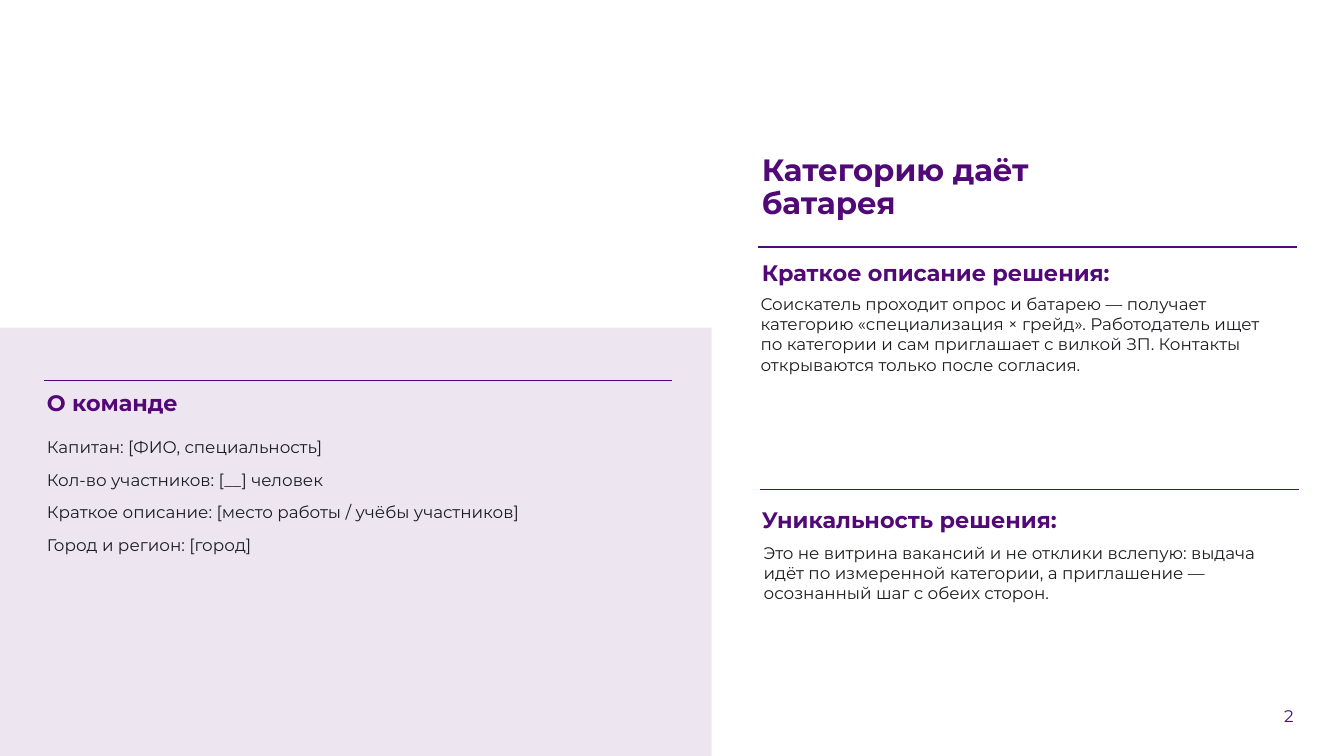
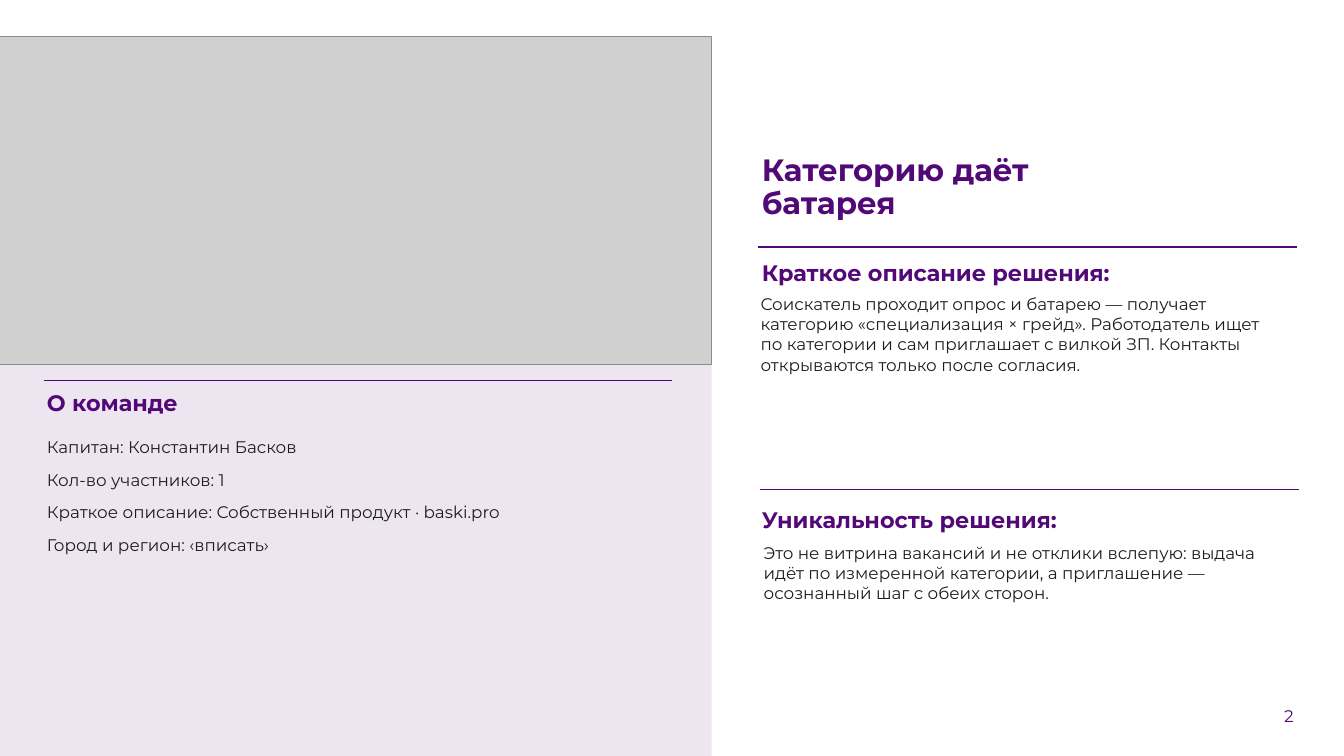
Before and after one commit to BaskovKonstantin/handcheck, a slide deck: slide 2 of docs/presentation/HandCheck-ФСП-2026.pptx. Drawn at 1344x756 pixels with LibreOffice and Linux fonts; fonts in the diff are those of the drawing; grey boxes stand for pictures; background and template pictures are left out. Boxes give left, top, right and bottom in pixels: in the first picture for what was removed or moved away, otherwise in the second. Text is boxed around its words. In the diff, an @@ line names an element or a change of style, - is before the commit and + after.

Commit message:
docs(presentation): fill team slide and make charts readable in the FSP deck
- слайды 2–3: баннер команды и карточка участника вместо плейсхолдеров,
  лишние карточки удалены по правилу ФСП, участники задаются в TEAM/CITY
- графики 17–19: подписи значений, контрастный текст осей и легенды,
  убраны зашитые в шаблон подписи процентов у кольцевой диаграммы
- сборщик сам собирает PDF и публикует оба файла в app/public/downloads
- docs/PRESENTATION.md: документ был 28 МБ из-за повторов одного блока,
  переписан как нормальное описание сборки, структуры и полей к сдаче

```diff
--- a/docs/presentation/HandCheck-ФСП-2026.pptx
+++ b/docs/presentation/HandCheck-ФСП-2026.pptx
@@ text removed at (0,37,712,365) @@
-[ фото команды ]
@@ picture added at (0,37,712,365) @@
@@ text at (47,441,500,555): text changed @@
-Капитан: [ФИО, специальность]
-Кол-во участников: [__] человек
-Краткое описание: [место работы / учёбы участников]
-Город и регион: [город]
+Капитан: Константин Басков
+Кол-во участников: 1
+Краткое описание: Собственный продукт · baski.pro
+Город и регион: ‹вписать›
```
Also in this commit, not shown: 3 other slides changed, 1 slide added, 1 slide removed, 5 other files.
